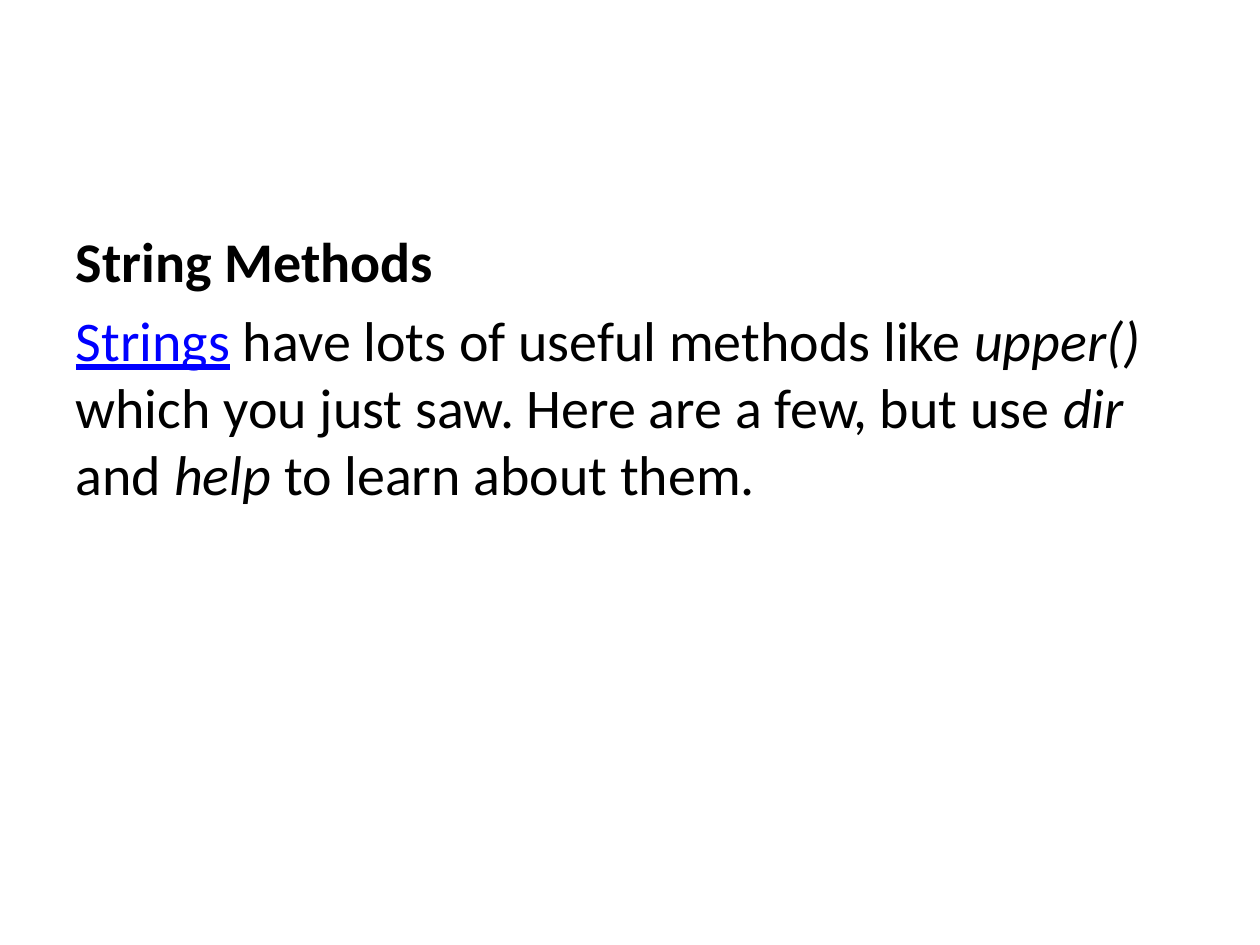
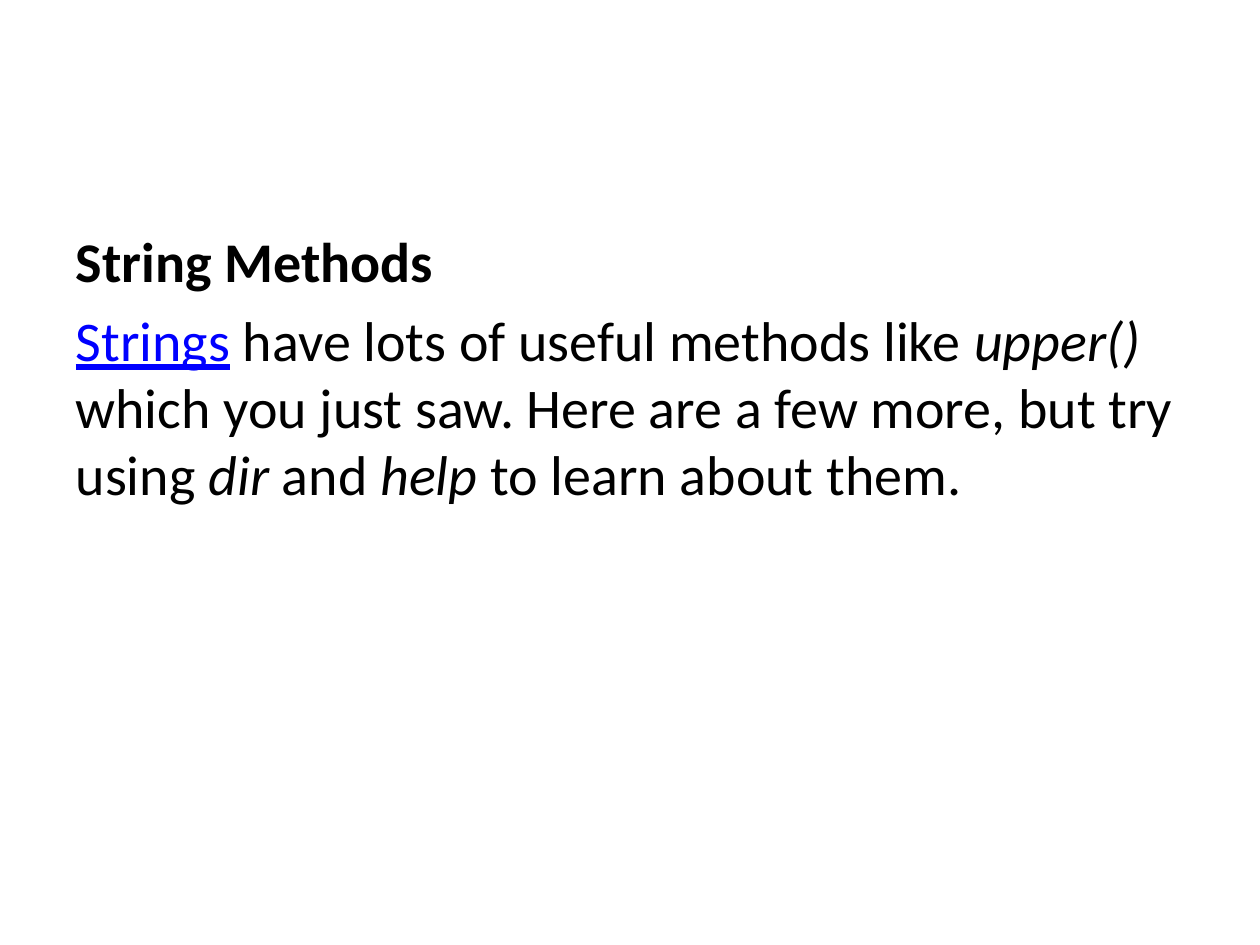
Before and after one commit to edsu/inst326, a slide deck: slide 12 of modules/module03/slides.pptx. Drawn at 1260x945 pixels with LibreOffice and Linux fonts; fonts in the diff are those of the drawing. Boxes give left, top, right and bottom in pixels: in the first picture for what was removed or moved away, otherwise in the second. Text is boxed around its words. In the diff, an @@ line names an element or a change of style, - is before the commit and + after.

```diff
--- a/modules/module03/slides.pptx
+++ b/modules/module03/slides.pptx
@@ text at bbox=[76, 320, 1173, 505]: text changed @@
-Strings have lots of useful methods like upper() which you just saw. Here are a few, but use dir and help to learn about them.
+Strings have lots of useful methods like upper() which you just saw. Here are a few more, but try using dir and help to learn about them.
```
Also in this commit, not shown: 1 other slide changed, 1 slide added, 3 other files.
